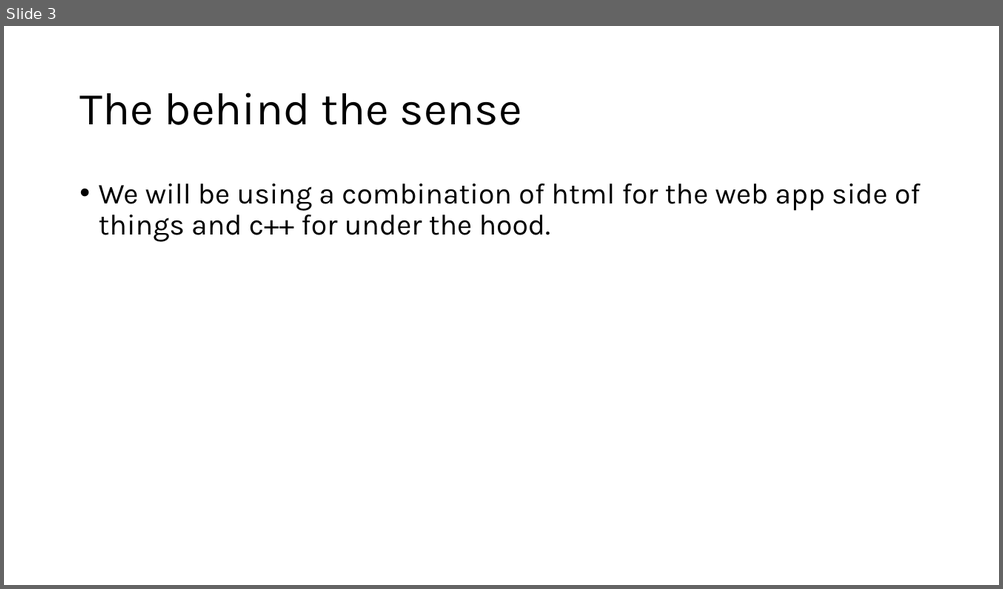
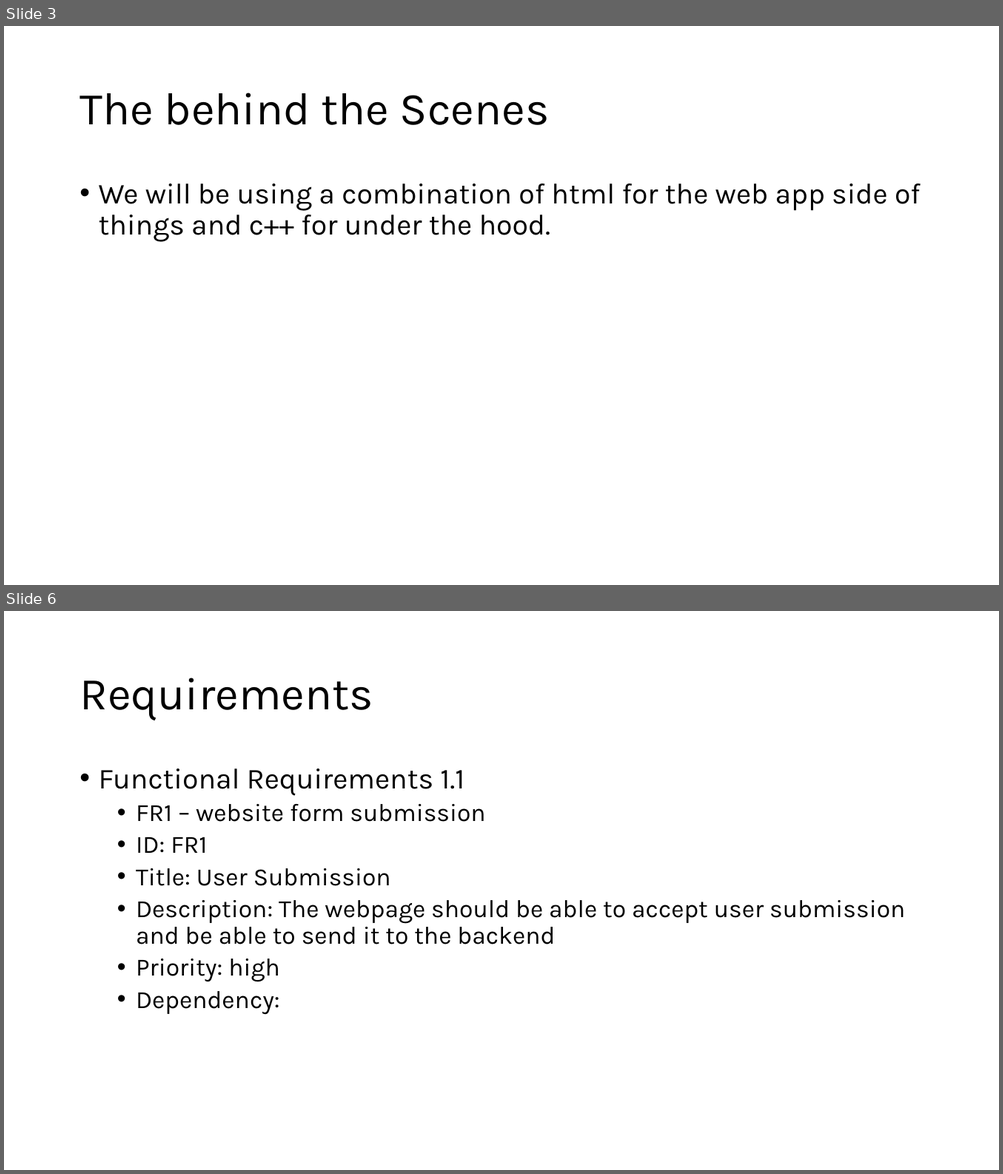
Before and after one commit to SeanStaley21/CSE-350-Team23, a slide deck: homeworks/Homework 1/Homework 1.pptx. Shown one above the other, each under a label of ours: slide 3 before the commit, slides 3 and 6 after it; the slides between them are not shown. The pictures are 1003x589 and 1003x1174 pixels, drawn with LibreOffice and Linux fonts; fonts in the diff are those of the drawing. Boxes give left, top, right and bottom in pixels: in the first picture for what was removed or moved away, otherwise in the second. Text is boxed around its words. In the diff, an @@ line names an element or a change of style, - is before the commit and + after.

```diff
--- a/homeworks/Homework 1/Homework 1.pptx
+++ b/homeworks/Homework 1/Homework 1.pptx
@@ slide 6 added at [4, 611, 999, 1170], background #FFFFFF @@
@@ title added at [79, 678, 373, 721], 44 pt, text #000000 @@
+Requirements
@@ text added at [99, 769, 905, 1015], 24 pt, text #000000 @@
+• Functional Requirements 1.1
+  • FR1 – website form submission
+  • ID: FR1
+  • Title: User Submission
+  • Description: The webpage should be able to accept user submission and be able to send it to the backend
+  • Priority: high
+  • Dependency:
@@ slide 3 changed as well @@
@@ title at [79, 93, 549, 125]: text changed @@
-The behind the sense
+The behind the Scenes
```
Also in this commit, not shown: 2 other slides changed, 7 other slides added.
